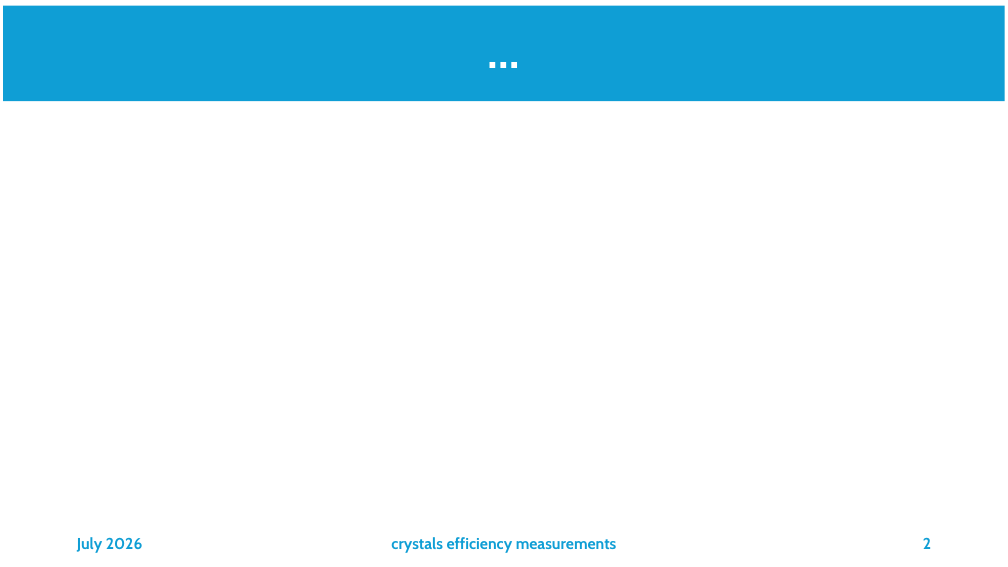
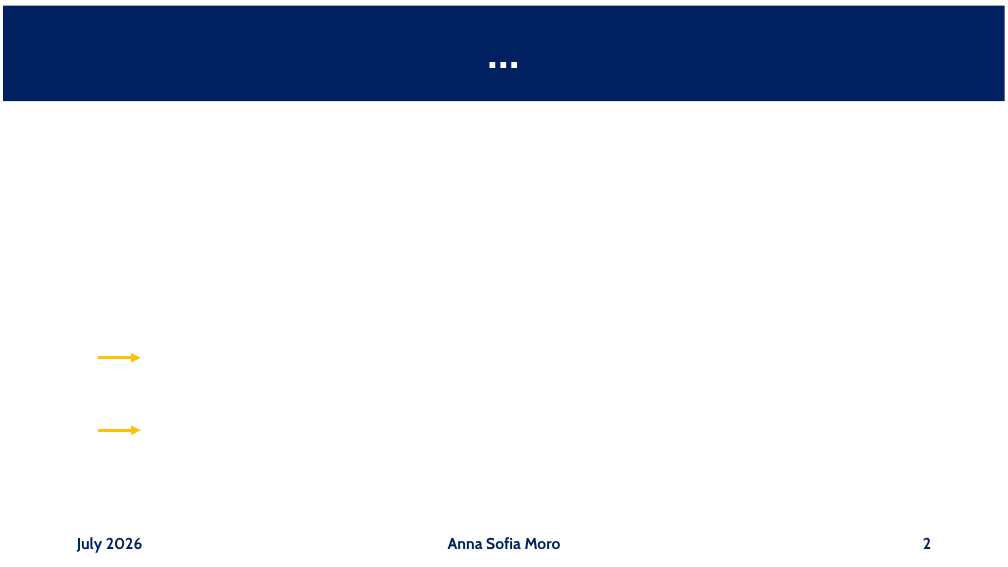
Before and after one commit to annaasofia/tesi, a slide deck: slide 2 of slides/week2.pptx. Drawn at 1008x567 pixels with LibreOffice and Linux fonts; fonts in the diff are those of the drawing; grey boxes stand for pictures. Boxes give left, top, right and bottom in pixels: in the first picture for what was removed or moved away, otherwise in the second. Text is boxed around its words. In the diff, an @@ line names an element or a change of style, - is before the commit and + after.

```diff
--- a/slides/week2.pptx
+++ b/slides/week2.pptx
@@ title "…" at <box>3,6,1005,101</box>: fill #0F9ED5 to #002060 @@
@@ arrow added from (98, 358) to (141, 358), #FFC000 3 pt @@
@@ arrow added from (98, 430) to (141, 430), #FFC000 3 pt @@
@@ text "July 2026" at <box>77,537,143,553</box>: text colour #0F9ED5 to #002060 @@
@@ text at <box>448,537,561,550</box>: text changed; text colour #0F9ED5 to #002060 @@
-crystals efficiency measurements
+Anna Sofia Moro
@@ page number at <box>923,537,931,549</box>: text colour #0F9ED5 to #002060 @@
```
Also in this commit, not shown: 2 other slides changed, 13 slides added, 1 other file.
